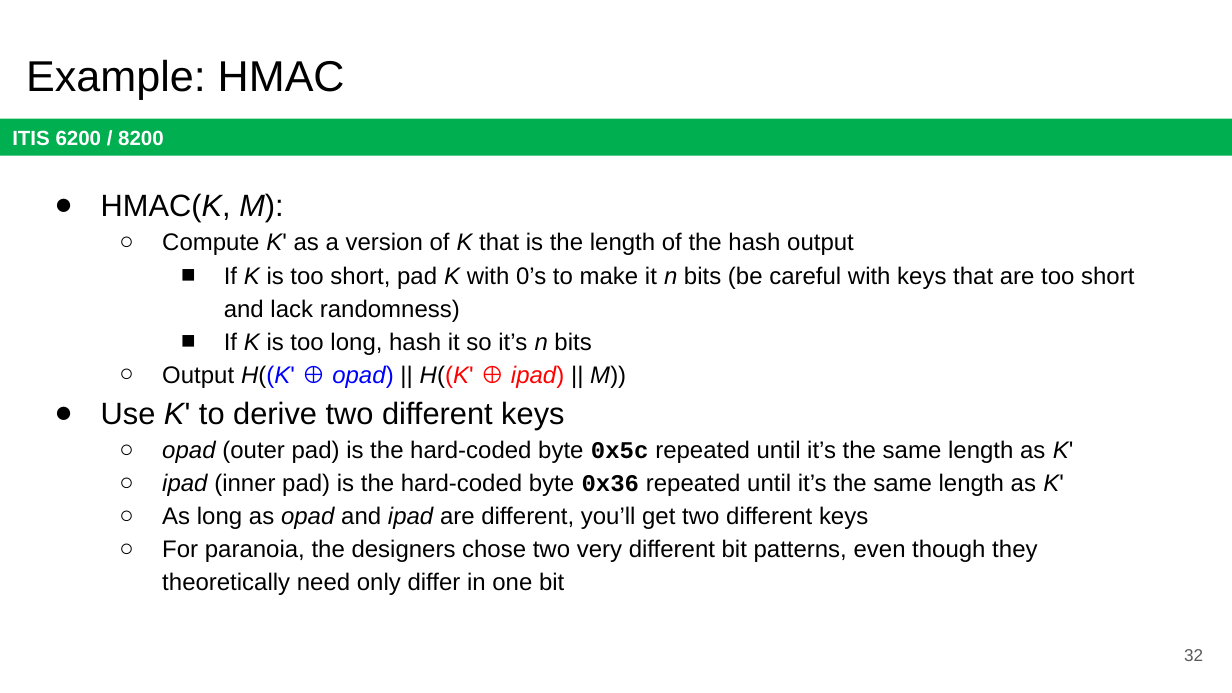
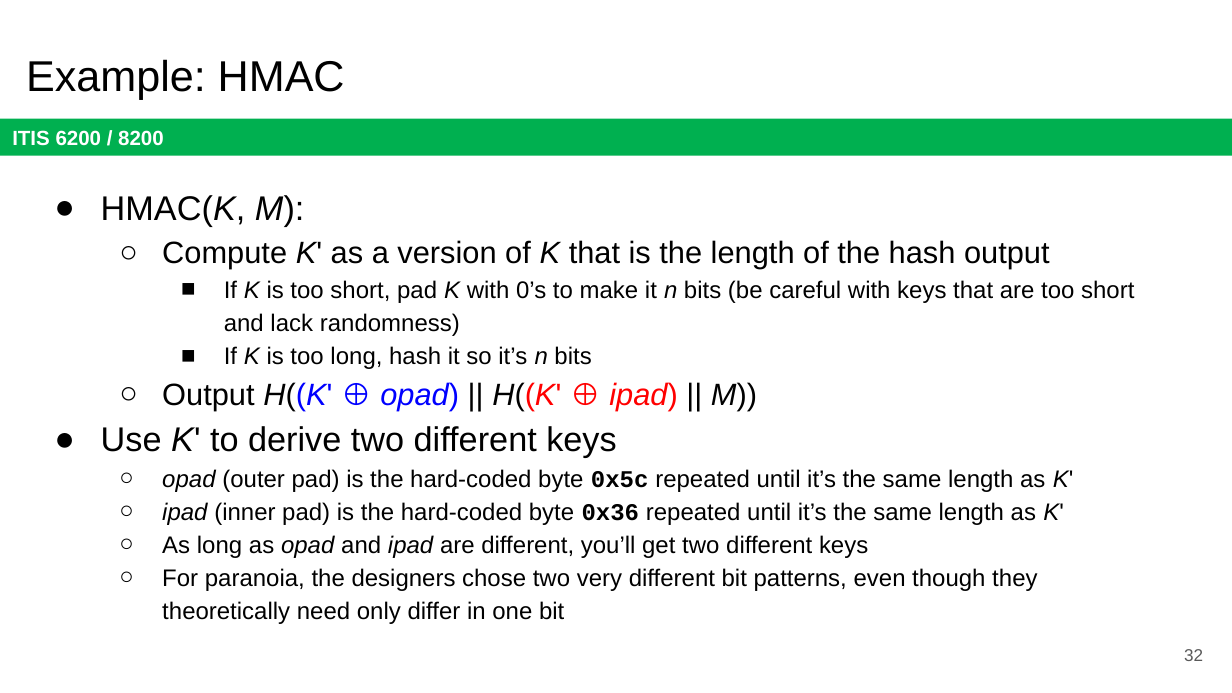
Before and after one commit to jx5c/github.io, a slide deck: slide 32 of teaching/ITIS6200/2023fa/lectures/lec04.pptx. Drawn at 1232x693 pixels with LibreOffice and Linux fonts; fonts in the diff are those of the drawing. Boxes give left, top, right and bottom in pixels: in the first picture for what was removed or moved away, otherwise in the second. Text is boxed around its words. In the diff, an @@ line names an element or a change of style, - is before the commit and + after.

```diff
--- a/teaching/ITIS6200/2023fa/lectures/lec04.pptx
+++ b/teaching/ITIS6200/2023fa/lectures/lec04.pptx
@@ text at (101, 195, 1050, 458): size 18 to 20 pt in "HMAC(K, M):", "Use K' to derive two different keys"; size 14 to 18 pt in "Compute K' as a version of K ...", "Output H((K' ⊕ opad) || H((K' ⊕ ..." @@
```
Also in this commit, not shown: 2 other slides changed.
